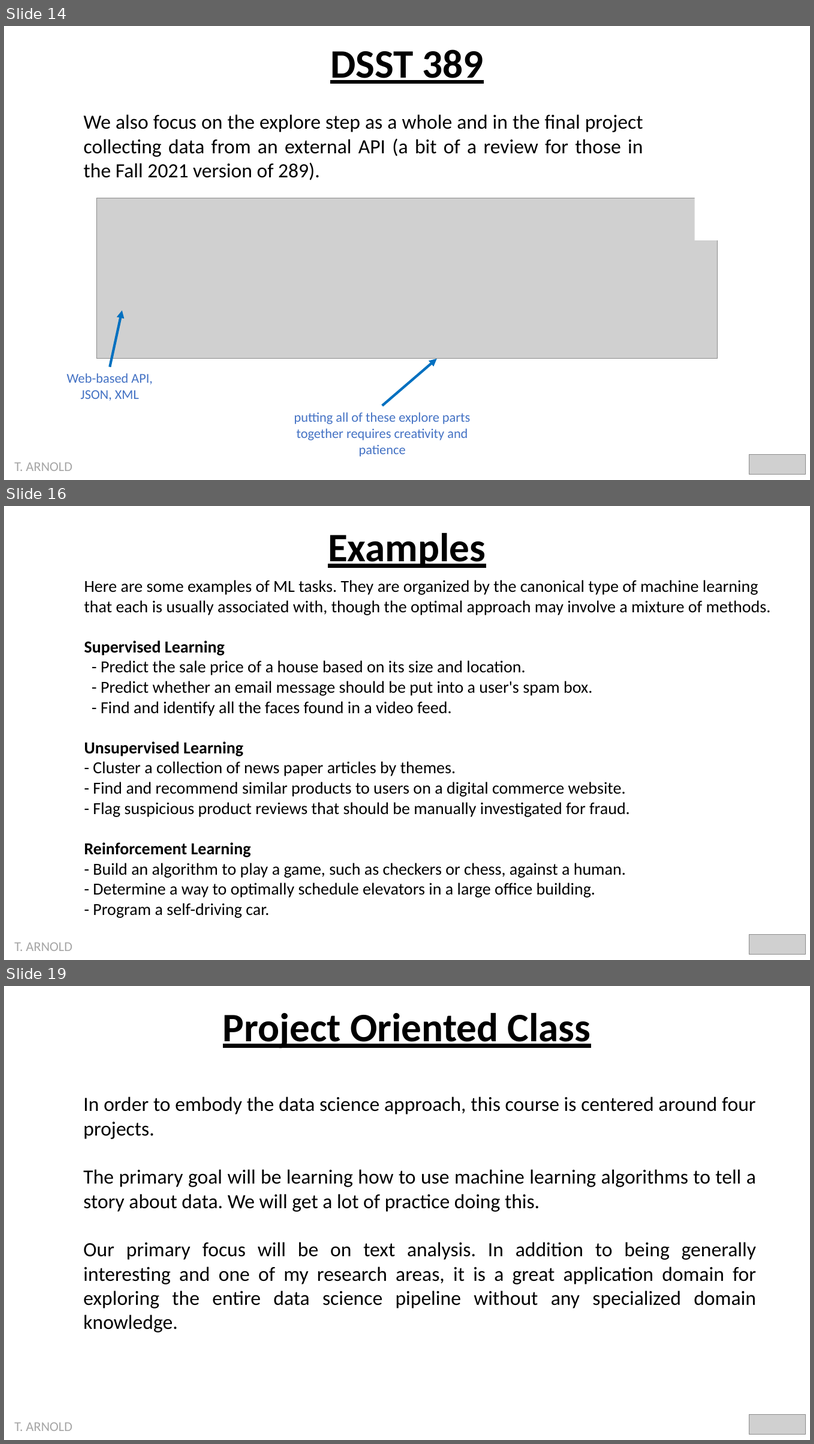
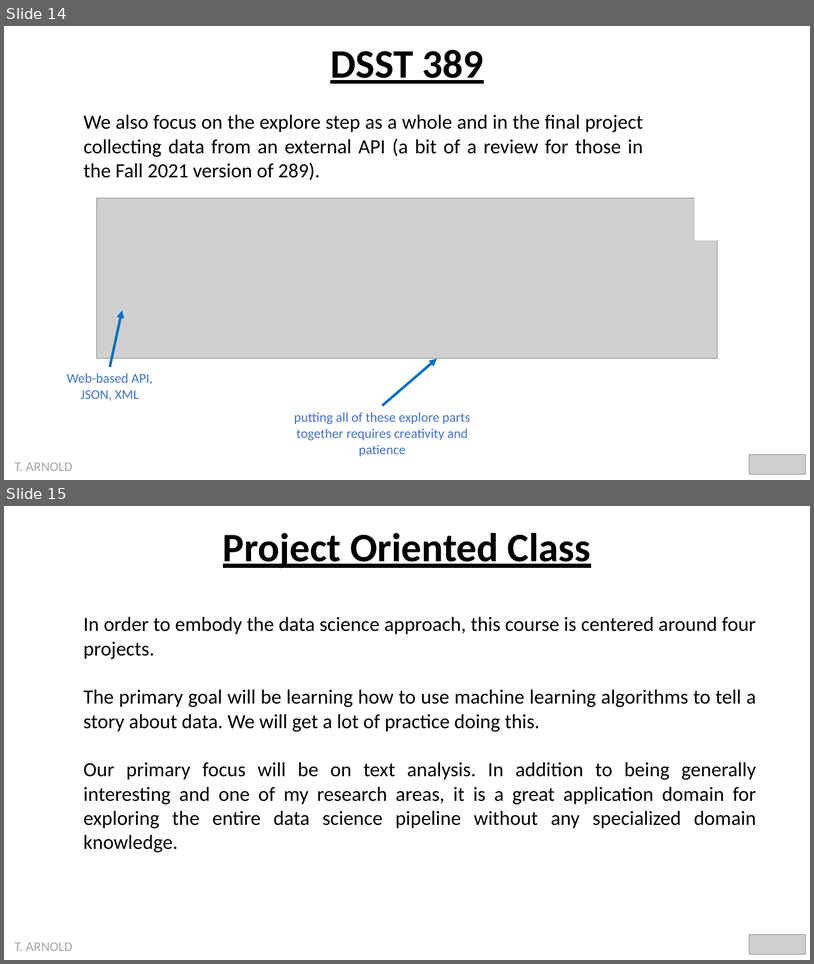
Before and after one commit to statsmaths/dsst389-s23, a slide deck: pslides/00_intro.pptx. Shown one above the other, each under a label of ours: slides 14, 16 and 19 before the commit, slides 14 and 15 after it; the slides between them are not shown. The pictures are 814x1444 and 814x964 pixels, drawn with LibreOffice and Linux fonts; fonts in the diff are those of the drawing; grey boxes stand for pictures. Boxes give left, top, right and bottom in pixels: in the first picture for what was removed or moved away, otherwise in the second. Text is boxed around its words. In the diff, an @@ line names an element or a change of style, - is before the commit and + after.

```diff
--- a/pslides/00_intro.pptx
+++ b/pslides/00_intro.pptx
@@ slide 16 removed at [4, 506, 810, 960], background #FFFFFF @@
@@ text removed at [328, 533, 486, 568] @@
-Examples
@@ text removed at [84, 580, 771, 918] @@
-Here are some examples of ML tasks. They are organized by the canonical type of machine learning that each is usually associated with, though the optimal approach may involve a mixture of methods.
-Supervised Learning
-- Predict the sale price of a house based on its size and location.
-- Predict whether an email message should be put into a user's spam box.
-- Find and identify all the faces found in a video feed.
-Unsupervised Learning
-- Cluster a collection of news paper articles by themes.
-- Find and recommend similar products to users on a digital commerce website.
-- Flag suspicious product reviews that should be manually investigated for fraud.
-Reinforcement Learning
-- Build an algorithm to play a game, such as checkers or chess, against a human.
-- Determine a way to optimally schedule elevators in a large office building.
-- Program a self-driving car.
@@ picture removed at [749, 934, 806, 954] @@
@@ text removed at [14, 942, 72, 951] @@
-T. ARNOLD
@@ what was slide 19 is now slide 15 @@
```
Also in this commit, not shown: 3 slides changed, 3 other slides removed, 3 other files.
